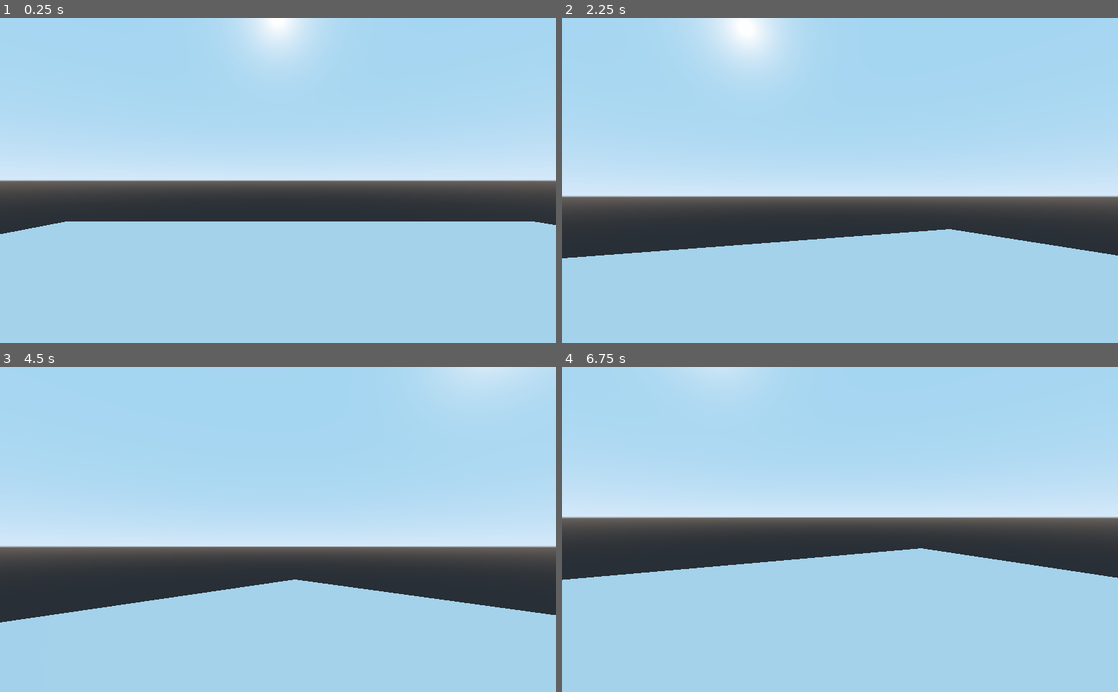
Above: before the commit, frames 1-4 (two rows, left to right).
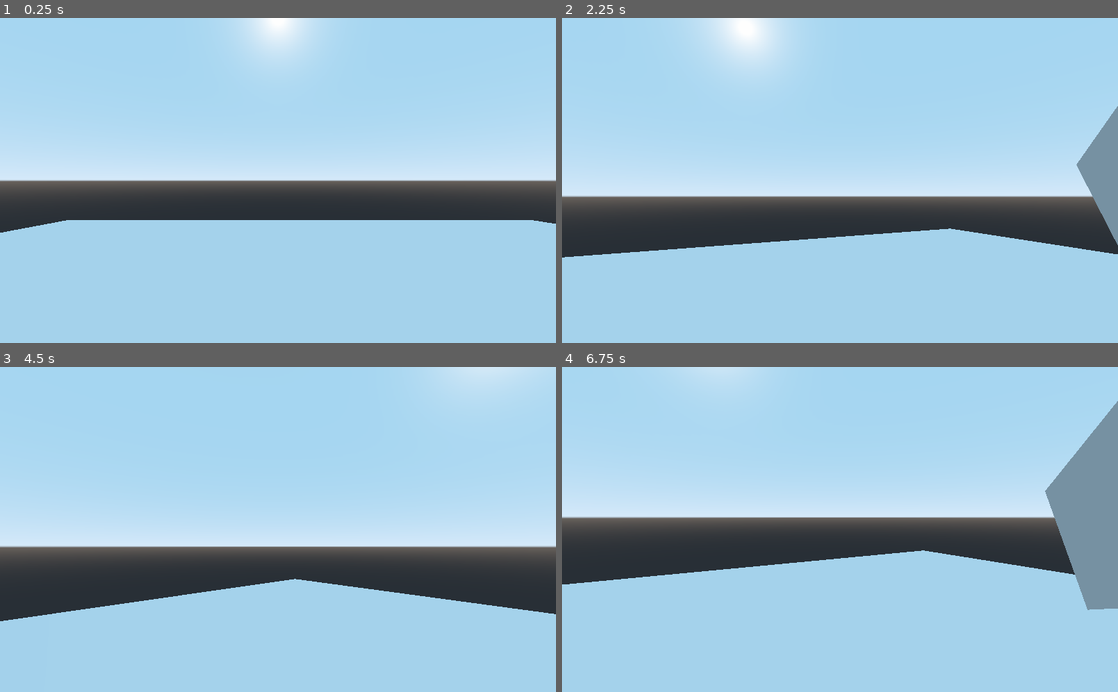
Above: after the commit, the same moments.

Repository: caioteixeiraa/comp-grafica-portais
Game: Godot game, scene res://Test3d.tscn
Same seed, same stepped clock (60 frames per second), same inputs: the game is played once before the commit and once after it.
Inputs (mouse positions are in pixels of both pictures, inside the frame that each line leads up to):
- Up to frame 1 (0.25 s): no input
- Up to frame 2 (2.25 s): tap Enter (resume) at 0.5, 2.1 s; move the mouse to (867, 180) at 0.52 s; hold W (move_forward) from 0.53 s (still down); tap F (toggle_flight, bound only after the commit) at 0.6, 1.55 s; tap Space (jump) at 0.77, 0.8, 1.07, 1.35, 1.52, 1.82 s; move the mouse to (812, 180) at 1.27 s; tap R (restart) at 2 s; move the mouse to (851, 174) at 2.02 s
- Up to frame 3 (4.5 s): keep holding W (move_forward); tap Space (jump) at 2.3, 3.02, 3.32, 3.77, 3.8, 4.07, 4.35 s; move the mouse to (272, 536) at 2.77 s; tap F (toggle_flight, bound only after the commit) at 2.85, 3.6 s; move the mouse to (316, 532) at 3.52 s; tap R (restart) at 4.25 s; move the mouse to (233, 526) at 4.27 s
- Up to frame 4 (6.75 s): tap Space (jump) at 4.52, 4.82, 5.3, 6.02, 6.32 s; tap F (toggle_flight, bound only after the commit) at 4.55, 5.85, 6.6 s; move the mouse to (845, 529) at 5.02 s; tap Enter (resume) at 5.1 s; move the mouse to (817, 523) at 5.77 s; release W (move_forward) at 5.78 s; hold D (move_right) 5.78-6.53 s; tap R (restart) at 6.5 s; move the mouse to (867, 529) at 6.52 s; hold W (move_forward) from 6.53 s (still down)

The runs differ from the first frame. In frame 1, 0.4% of the frame differs, in the area x 0-100%, y 62-67%; in frame 2, 1.8%; in frame 3, 0.3%; in frame 4, 6.1%, in the area x 0-100%, y 10-75%.

Commit message:
Finish player basic moveset. For some reason when looking straight up or down, you can't move forward or backwards, but you can move sideways

Diff:
--- a/Portal3/PlayerBody.gd
+++ b/Portal3/PlayerBody.gd
@@ -16,20 +16,27 @@
 # walking vars
 var gravity = -9.8 * 3
 const MAX_SPEED = 20
-const MAX_RUNNING_SPEED = 30
+const MAX_RUNNING_SPEED = 50
 const ACCEL = 2
 const DEACCEL = 6
 
 # jumping
-const JUMP_VERTICAL_SPEED = 10
+const JUMP_VERTICAL_SPEED = 20
 
+
+# Boolean value to decide if the player is flying or walking
+var is_flying = false
 
 # Called when the node enters the scene tree for the first time.
 func _ready():
 	pass # Replace with function body.
 
 func _physics_process(delta):
-	walk(delta)
+	if Input.is_action_just_pressed("toggle_flight"):
+		is_flying = !is_flying
+
+	if (is_flying): fly(delta)
+	else: walk(delta)
 
 
 func walk(delta):
@@ -53,6 +60,7 @@
 
 	velocity.y += gravity * delta
 	var temp_velocity = velocity
+
 	temp_velocity.y = 0
 
 	var speed
@@ -79,7 +87,8 @@
 	#move
 	velocity = move_and_slide(velocity, Vector3(0, 1, 0))
 
-
+	if Input.is_action_just_pressed("jump") && is_on_floor():
+		velocity.y = JUMP_VERTICAL_SPEED
 
 func _input(event):
 	# Camera control input
--- a/Portal3/Test3d.tscn
+++ b/Portal3/Test3d.tscn
@@ -1,25 +1,38 @@
-[gd_scene load_steps=6 format=2]
+[gd_scene load_steps=7 format=2]
 
 [ext_resource path="res://Root.gd" type="Script" id=1]
 [ext_resource path="res://PlayerBody.gd" type="Script" id=2]
 
-[sub_resource type="CubeMesh" id=2]
+[sub_resource type="CubeMesh" id=1]
 
-[sub_resource type="CubeMesh" id=4]
+[sub_resource type="BoxShape" id=2]
 
-[sub_resource type="CapsuleShape" id=3]
+[sub_resource type="CubeMesh" id=3]
+
+[sub_resource type="CapsuleShape" id=4]
 
 [node name="Root" type="Spatial"]
+transform = Transform( 0.86348, 0, 0, 0, 0.86348, 0, 0, 0, 0.86348, 0, 0, 0 )
 script = ExtResource( 1 )
 
 [node name="Cube" type="MeshInstance" parent="."]
-transform = Transform( 0.840897, -0.541195, 0, 0.541195, 0.840897, 0, 0, 0, 1, 1.05184, -0.26291, -1.31809 )
-mesh = SubResource( 2 )
+transform = Transform( 0.506378, -0.325901, 0, 0.325901, 0.506378, 0, 0, 0, 0.602188, 1.05184, 5.16415, -1.31809 )
+mesh = SubResource( 1 )
 material/0 = null
 
-[node name="Floor" type="MeshInstance" parent="."]
+[node name="Cube2" type="MeshInstance" parent="."]
+transform = Transform( 4.72499, -3.04097, 0, 0.976735, 1.51763, -3.95875, 1.48837, 2.3126, 1.25378, 21.2909, 6.53353, -4.74866 )
+mesh = SubResource( 1 )
+material/0 = null
+
+[node name="StaticBody" type="StaticBody" parent="."]
 transform = Transform( 32, 0, 0, 0, 1, 0, 0, 0, 32, 0, -1, 0 )
-mesh = SubResource( 4 )
+
+[node name="CollisionShape" type="CollisionShape" parent="StaticBody"]
+shape = SubResource( 2 )
+
+[node name="MeshInstance" type="MeshInstance" parent="StaticBody"]
+mesh = SubResource( 3 )
 material/0 = null
 
 [node name="PlayerBody" type="KinematicBody" parent="."]
--- a/Portal3/project.godot
+++ b/Portal3/project.godot
@@ -61,6 +61,11 @@
 "events": [ Object(InputEventKey,"resource_local_to_scene":false,"resource_name":"","device":0,"alt":false,"shift":false,"control":false,"meta":false,"command":false,"pressed":false,"scancode":16777221,"unicode":0,"echo":false,"script":null)
  ]
 }
+toggle_flight={
+"deadzone": 0.5,
+"events": [ Object(InputEventKey,"resource_local_to_scene":false,"resource_name":"","device":0,"alt":false,"shift":false,"control":false,"meta":false,"command":false,"pressed":false,"scancode":70,"unicode":0,"echo":false,"script":null)
+ ]
+}
 
 [rendering]
 
Not shown: 1 places in Portal3/Test3d.tscn that only renumber resources
Not shown, changed: README.md
